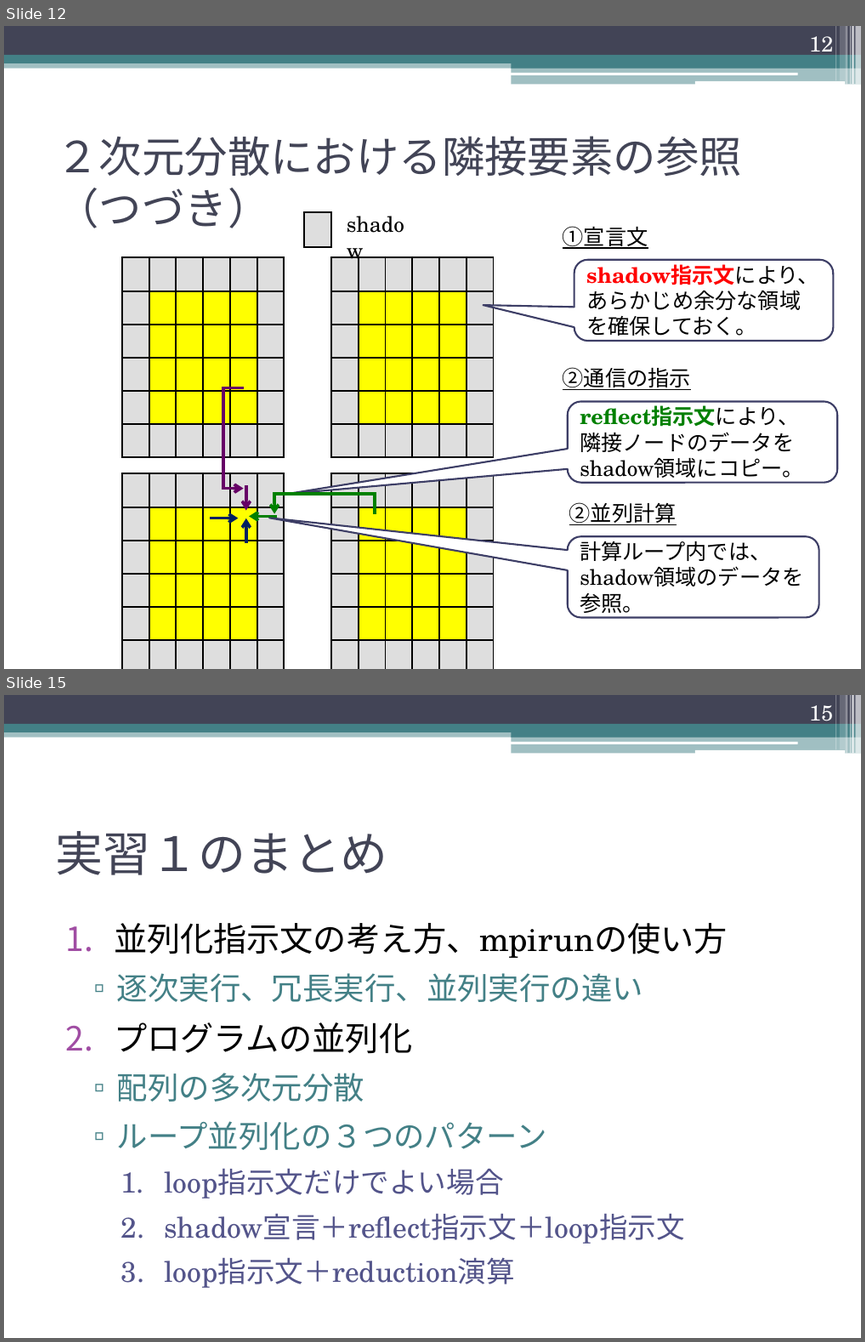
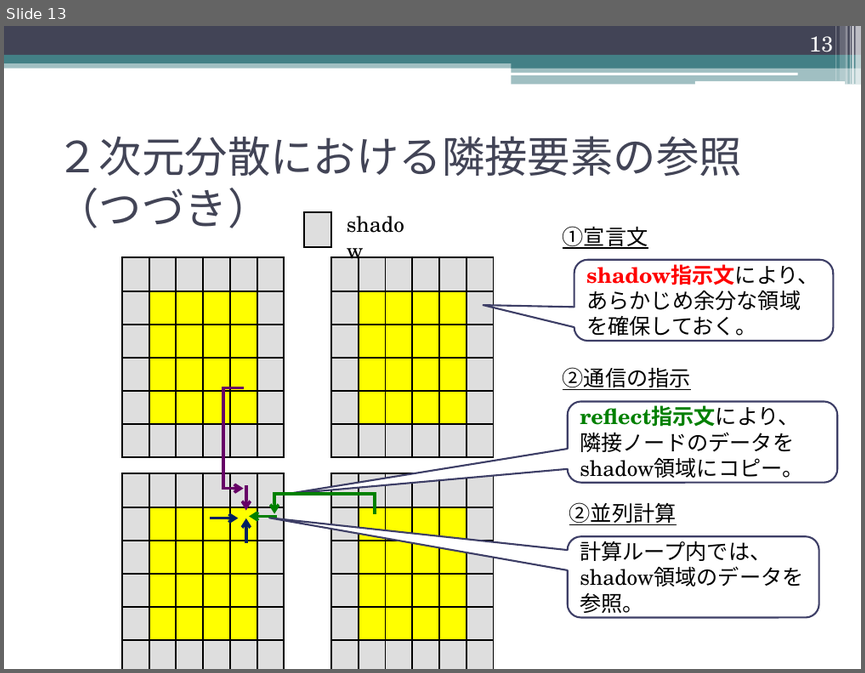
Before and after one commit to XcalableMP/Lecture, a slide deck: beginner/2.globalview.pptx. Shown one above the other, each under a label of ours: slides 12 and 15 before the commit, slide 13 after it; the slides between them are not shown. The pictures are 865x1342 and 865x673 pixels, drawn with LibreOffice and Linux fonts; fonts in the diff are those of the drawing. Boxes give left, top, right and bottom in pixels: in the first picture for what was removed or moved away, otherwise in the second. Text is boxed around its words. In the diff, an @@ line names an element or a change of style, - is before the commit and + after.

```diff
--- a/beginner/2.globalview.pptx
+++ b/beginner/2.globalview.pptx
@@ slide 15 removed at (x1=4, y1=695, x2=861, y2=1338), background #FFFFFF; not listed: 13 template elements that a slide beside it also shows @@
@@ page number removed at (x1=809, y1=705, x2=833, y2=727) @@
-15
@@ title removed at (x1=55, y1=831, x2=388, y2=875) @@
-実習１のまとめ
@@ text removed at (x1=114, y1=923, x2=727, y2=1287) @@
-1. 並列化指示文の考え方、mpirunの使い方
-  ▫ 逐次実行、冗長実行、並列実行の違い
-2. プログラムの並列化
-  ▫ 配列の多次元分散
-  ▫ ループ並列化の３つのパターン
-    1. loop指示文だけでよい場合
-    2. shadow宣言＋reflect指示文＋loop指示文
-    3. loop指示文＋reduction演算
@@ what was slide 12 is now slide 13 @@
@@ page number at (x1=809, y1=36, x2=833, y2=58): text changed @@
-12
+13
```
Also in this commit, not shown: 10 slides changed, 1 slide added, 1 other file.
